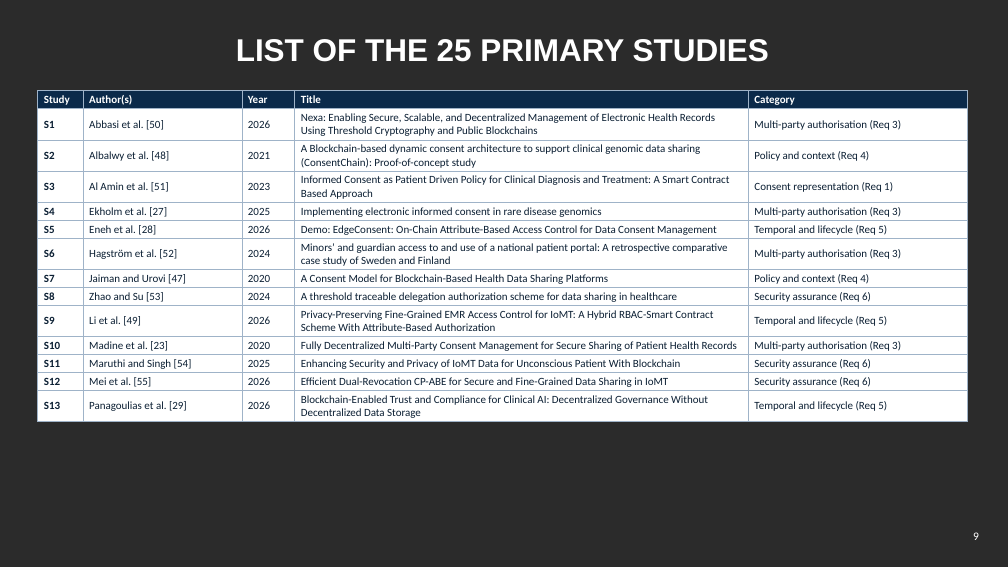
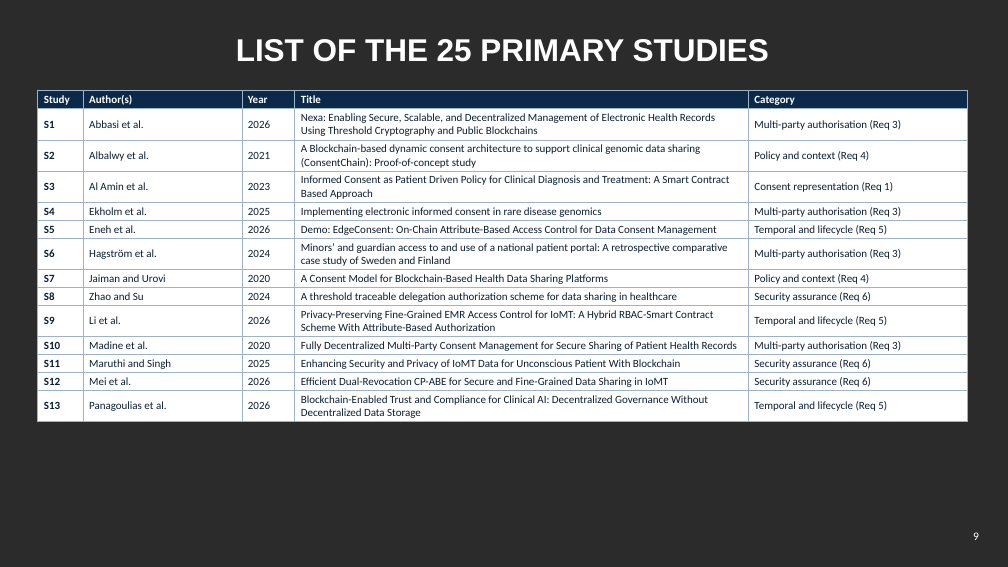
Before and after one commit to yasir12345678900/HealthRWA-Sepolia-Personal-try, a slide deck: slide 9 of docs/Yasir_CA2_Reassessment_Slides.pptx. Drawn at 1008x567 pixels with LibreOffice and Linux fonts; fonts in the diff are those of the drawing; background and template pictures are left out; a plain dark background stands for a picture behind light text. Boxes give left, top, right and bottom in pixels: in the first picture for what was removed or moved away, otherwise in the second. Text is boxed around its words. In the diff, an @@ line names an element or a change of style, - is before the commit and + after.

```diff
--- a/docs/Yasir_CA2_Reassessment_Slides.pptx
+++ b/docs/Yasir_CA2_Reassessment_Slides.pptx
@@ table at (38, 91, 968, 422) @@
-row 2, column 2: Abbasi et al. [50]
+row 2, column 2: Abbasi et al.
-row 3, column 2: Albalwy et al. [48]
+row 3, column 2: Albalwy et al.
-row 4, column 2: Al Amin et al. [51]
+row 4, column 2: Al Amin et al.
-row 5, column 2: Ekholm et al. [27]
+row 5, column 2: Ekholm et al.
-row 6, column 2: Eneh et al. [28]
+row 6, column 2: Eneh et al.
-row 7, column 2: Hagström et al. [52]
+row 7, column 2: Hagström et al.
-row 8, column 2: Jaiman and Urovi [47]
+row 8, column 2: Jaiman and Urovi
-row 9, column 2: Zhao and Su [53]
+row 9, column 2: Zhao and Su
-row 10, column 2: Li et al. [49]
+row 10, column 2: Li et al.
-row 11, column 2: Madine et al. [23]
+row 11, column 2: Madine et al.
-row 12, column 2: Maruthi and Singh [54]
+row 12, column 2: Maruthi and Singh
-row 13, column 2: Mei et al. [55]
+row 13, column 2: Mei et al.
-row 14, column 2: Panagoulias et al. [29]
+row 14, column 2: Panagoulias et al.
```
Also in this commit, not shown: 7 other slides changed, 13 other files.
